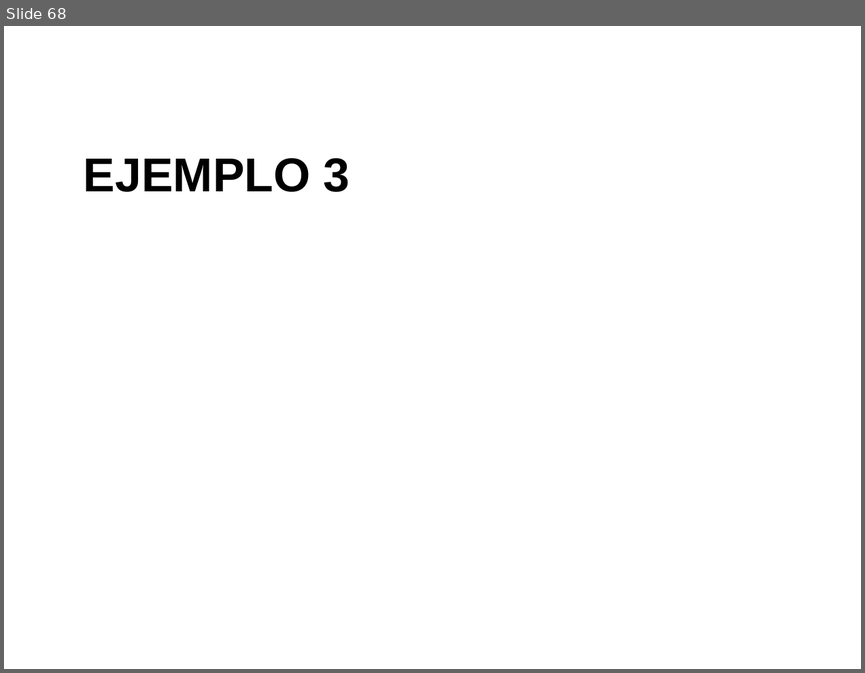
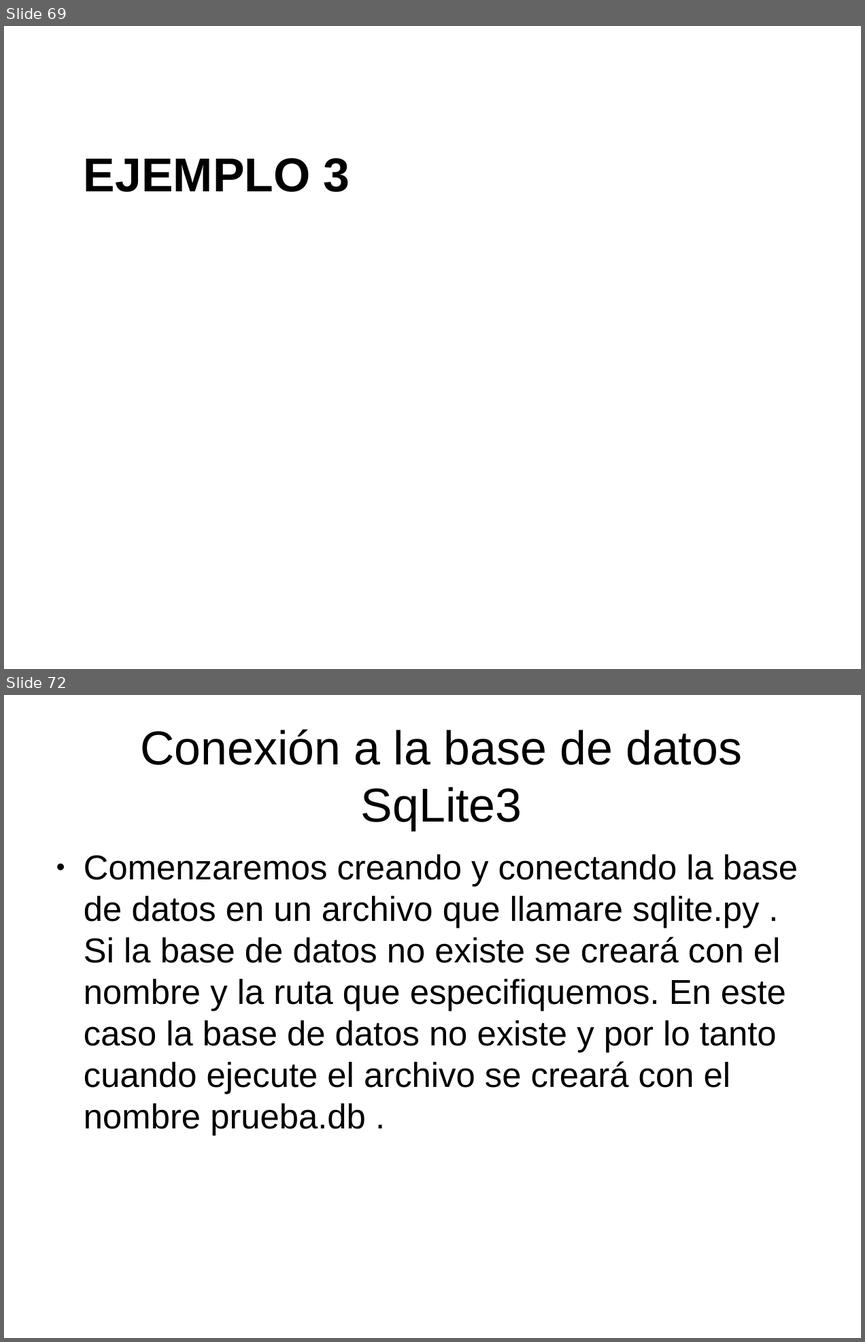
Before and after one commit to javacasm/CursoPythonCompleto, a slide deck: Base_de_Datos/BaseDeDatosPython.odp. Shown one above the other, each under a label of ours: slide 68 before the commit, slides 69 and 72 after it; the slides between them are not shown. The pictures are 865x673 and 865x1342 pixels, drawn with LibreOffice and Linux fonts; fonts in the diff are those of the drawing. Boxes give left, top, right and bottom in pixels: in the first picture for what was removed or moved away, otherwise in the second. Text is boxed around its words. In the diff, an @@ line names an element or a change of style, - is before the commit and + after.

Commit message:
sqlite3

```diff
--- a/Base_de_Datos/BaseDeDatosPython.odp
+++ b/Base_de_Datos/BaseDeDatosPython.odp
@@ slide 72 added at bbox=[4, 695, 861, 1338], background #FFFFFF @@
@@ title added at bbox=[140, 729, 742, 830], 44 pt, text #000000 @@
+Conexión a la base de datos SqLite3
@@ text added at bbox=[84, 854, 798, 1136], 32 pt, text #000000 @@
+● Comenzaremos creando y conectando la base de datos en un archivo que llamare sqlite.py . Si la base de datos no existe se creará con el nombre y la ruta que especifiquemos. En este caso la base de datos no existe y por lo tanto cuando ejecute el archivo se creará con el nombre prueba.db .
@@ what was slide 68 is now slide 69 @@
```
Also in this commit, not shown: 4 slides changed, 11 other slides added, 5 other files.
